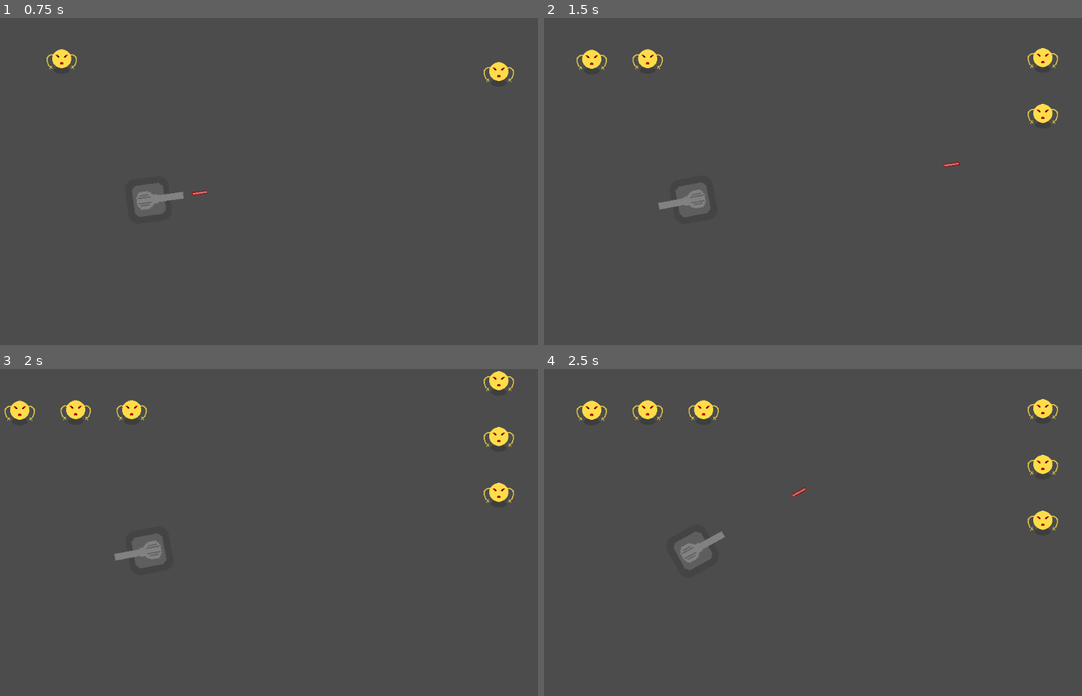
Above: before the commit, frames 1-4 (two rows, left to right).
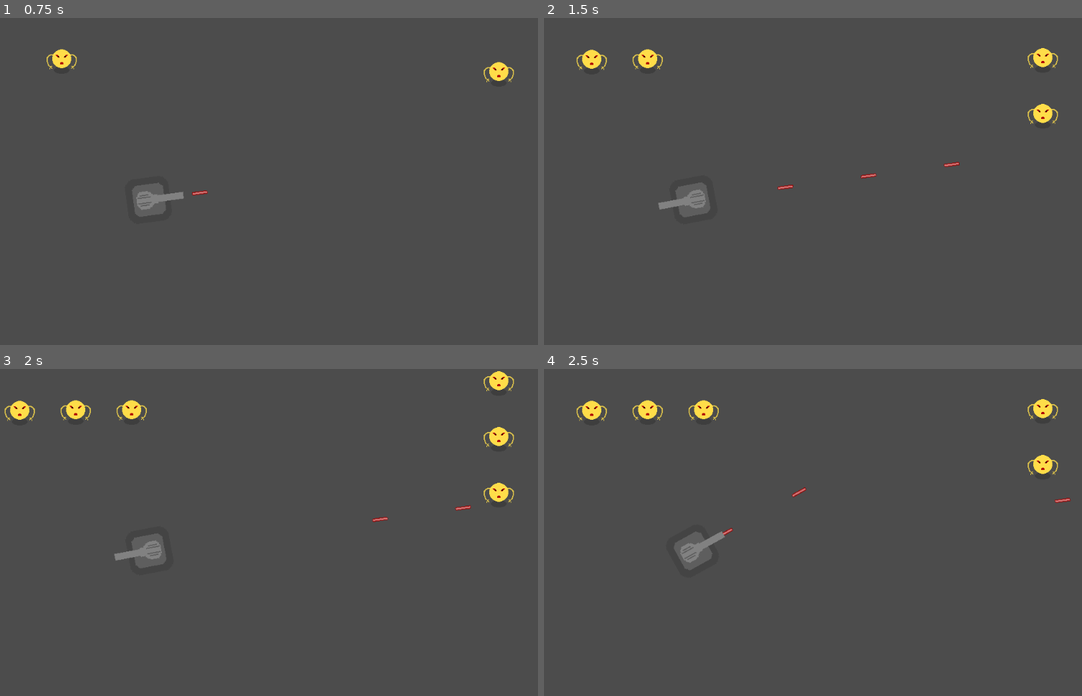
Above: after the commit, the same moments.

Repository: Latiang/tower-defense-godot
Game: Godot game, scene res://TestLevel.tscn
Two runs of this game, one before a commit and one after it. Both use one fixed random seed, a clock stepped at 60 frames per second and the inputs below.
Inputs (mouse positions are in pixels of both pictures, inside the frame that each line leads up to):
- Up to frame 1 (0.75 s): move the mouse to (376, 168) at 0.52 s; press the mouse at (376, 168) at 0.53 s
- Up to frame 2 (1.5 s): move the mouse to (678, 201) at 1.27 s; release the mouse at (678, 201) at 1.28 s; click (678, 201) at 1.35 s
- Up to frame 3 (2 s): no input
- Up to frame 4 (2.5 s): move the mouse to (850, 463) at 2.02 s; press the mouse at (850, 463) at 2.03 s

Frame 1 is identical in both runs. In frame 2, less than 0.1% of the frame differs, in the area x 43-62%, y 47-53%; in frame 3, less than 0.1%; in frame 4, 0.3%, in the area x 33-98%, y 39-51%.

Commit message:
Add local sensors to turrets which can be interfaced with using ProgrambbleBehaviour

Diff:
--- /dev/null
+++ b/code/CodeInterpreter.gd
@@ -0,0 +1,24 @@
+extends Node
+
+var code_str
+
+func _ready():
+	pass
+
+# Run the code
+func run():
+	# Interpret the code
+	# Certain functions will have outside effects, which is done by:
+	#get_parent().emit_signal("fire")
+	#get_parent().emit_signal("rotate", 50)
+	# The interpreting should be stopped after executing such a function until the
+	# run() function is executed again
+	# Some outside functions give a return value in a dictionary, t.ex a sensor raycast
+	var result = {}
+	get_parent().emit_signal("sensor_detect", result)
+	print(result[0])
+
+# The code interpreting should stop if:
+# 1. A signal function is emitted
+# 2. The total runtime exceeds some limit, maybe 5 ms?
+# 3. The interpreting is complete
--- a/code/Enemy.tscn
+++ b/code/Enemy.tscn
@@ -21,12 +21,14 @@
 script = ExtResource( 2 )
 
 [node name="Area2D" type="Area2D" parent="."]
+collision_layer = 1025
+collision_mask = 1025
 
 [node name="AnimatedSprite" type="AnimatedSprite" parent="Area2D"]
 position = Vector2( 0.208023, -0.729065 )
-frames = SubResource( 2 )
+frames = SubResource( 1 )
 
 [node name="CollisionShape2D" type="CollisionShape2D" parent="Area2D"]
 position = Vector2( 0.187363, -0.539261 )
-shape = SubResource( 1 )
+shape = SubResource( 2 )
 [connection signal="body_entered" from="Area2D" to="." method="_on_Area2D_body_entered"]
--- a/code/ProgrammableBehaviour.gd
+++ b/code/ProgrammableBehaviour.gd
@@ -3,27 +3,34 @@
 # Output functions
 signal fire()
 signal rotate(angle)
-
-var code_str
+signal sensor_detect(out_dict)
 
 var locked = false
+
+var printnow = false
+
+# Input variables
+var out_hit = false;
 
 func _ready():
 	pass
 
 # Run every frame. Shoot bullet if mouse pressed
 func _process(delta):
-	# Functionality that is not time locked
+	# Functionality that is not time locked (temporary)
 	var angle = get_parent().position.angle_to_point(get_viewport().get_mouse_position()) - PI/2
 	emit_signal("rotate", angle)
-	# Time locked functonality such as shooting
+	# Time locked functonality, such as code execution
 	if (!locked):
+		# $CodeInterpreter.run()
 		if Input.is_action_pressed("mouse_left_click"):
 			emit_signal("fire")
 
+# Lock the object from executing code for a certain amount of time
 func lock_for_time(time):
 	locked = true
 	$LockTimer.start(time)
 
+# Disable lock
 func _on_LockTimer_timeout():
 	locked = false
--- a/code/ProgrammableBehaviour.tscn
+++ b/code/ProgrammableBehaviour.tscn
@@ -1,10 +1,14 @@
-[gd_scene load_steps=2 format=2]
+[gd_scene load_steps=3 format=2]
 
 [ext_resource path="res://ProgrammableBehaviour.gd" type="Script" id=1]
+[ext_resource path="res://CodeInterpreter.gd" type="Script" id=2]
 
 [node name="ProgrammableBehaviour" type="Node"]
 script = ExtResource( 1 )
 
 [node name="LockTimer" type="Timer" parent="."]
 one_shot = true
+
+[node name="CodeInterpreter" type="Node" parent="."]
+script = ExtResource( 2 )
 [connection signal="timeout" from="LockTimer" to="." method="_on_LockTimer_timeout"]
--- a/code/SpawningBehaviour.gd
+++ b/code/SpawningBehaviour.gd
@@ -38,7 +38,7 @@
 	spawn_event_counter += 1
 	if spawn_event_counter >= spawning_array.size():
 		# End of wave
-		print("Wave complete")
+		print("Wave complete (%s)" % get_parent().BehaviourFile)
 	else: # Prepare for next mob
 		if spawn_object.time > 0:
 			$SpawnTimer.start(spawn_object.time)
--- a/code/Turret.gd
+++ b/code/Turret.gd
@@ -5,22 +5,29 @@
 
 # Called when the node enters the scene tree for the first time.
 func _ready():
-	pass
+	$SensorCast.enabled = true
 
 # Run every frame. Shoot bullet if mouse pressed
 func _process(delta):
 	pass
 
 func fire():
-	var dir = Vector2(cos($AnimatedSprite.rotation + PI/2), sin($AnimatedSprite.rotation + PI/2))
+	var dir = Vector2(cos(rotation + PI/2), sin(rotation + PI/2))
 	$Gun.spawn_bullet(position, dir)
 
 func rotate(angle):
-	$AnimatedSprite.rotation = angle
+	rotation = angle
+
+func sensor_detect(out_dict):
+	var dir = Vector2(cos(rotation + PI/2), sin(rotation + PI/2))
+	out_dict[0] = $SensorCast.is_colliding()
 
 func _on_ProgrammableBehaviour_fire():
 	fire()
-	$ProgrammableBehaviour.lock_for_time(1)
+	$ProgrammableBehaviour.lock_for_time(0.3)
 
 func _on_ProgrammableBehaviour_rotate(angle):
 	rotate(angle)
+
+func _on_ProgrammableBehaviour_sensor_detect(out_dict):
+	sensor_detect(out_dict)
--- a/code/Turret.tscn
+++ b/code/Turret.tscn
@@ -40,5 +40,13 @@
 [node name="Gun" parent="." instance=ExtResource( 5 )]
 
 [node name="ProgrammableBehaviour" parent="." instance=ExtResource( 6 )]
+
+[node name="SensorCast" type="RayCast2D" parent="."]
+enabled = true
+cast_to = Vector2( 0, -1000 )
+collision_mask = 1024
+collide_with_areas = true
+collide_with_bodies = false
 [connection signal="fire" from="ProgrammableBehaviour" to="." method="_on_ProgrammableBehaviour_fire"]
 [connection signal="rotate" from="ProgrammableBehaviour" to="." method="_on_ProgrammableBehaviour_rotate"]
+[connection signal="sensor_detect" from="ProgrammableBehaviour" to="." method="_on_ProgrammableBehaviour_sensor_detect"]
Not shown: 2 places in code/Enemy.tscn that only renumber resources
